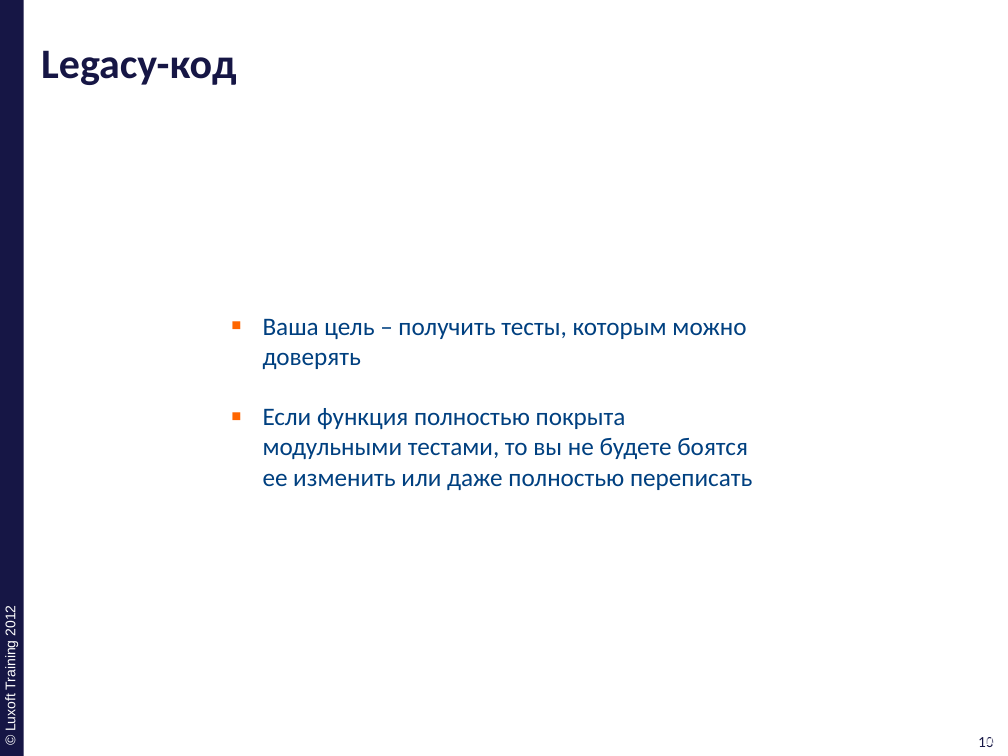
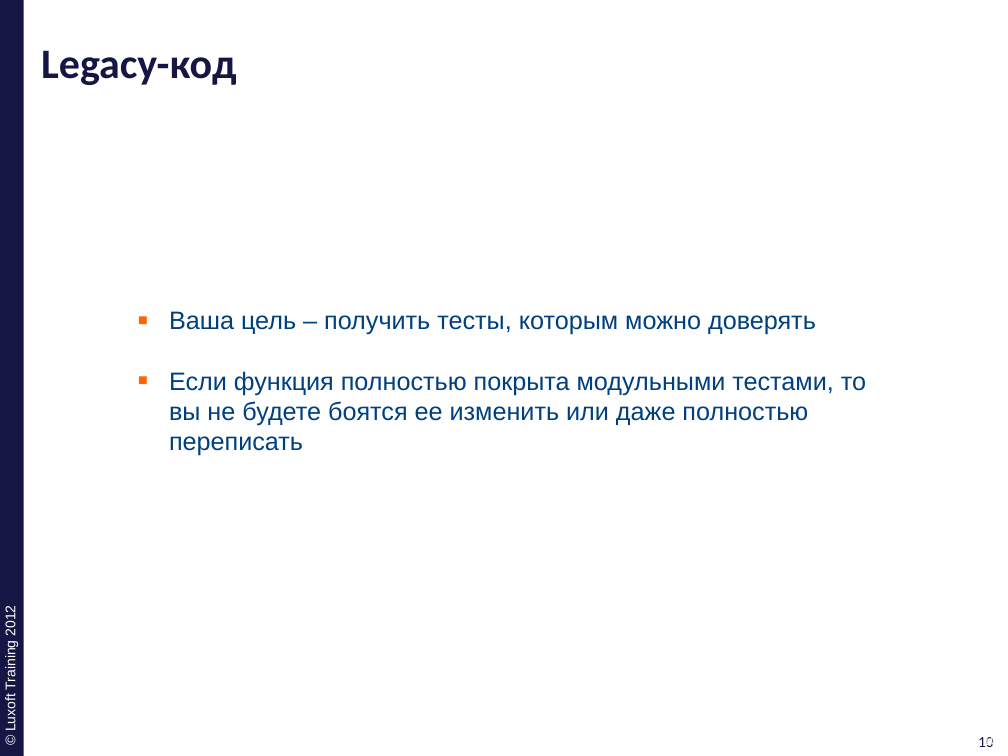
Before and after one commit to ivan-dyachenko/Trainings, a slide deck: slide 10 of Test Driven Development/materials/pptx/9. TDD-Legacy.pptx. Drawn at 1008x756 pixels with LibreOffice and Linux fonts; fonts in the diff are those of the drawing; background and template pictures are left out. Boxes give left, top, right and bottom in pixels: in the first picture for what was removed or moved away, otherwise in the second. Text is boxed around its words. In the diff, an @@ line names an element or a change of style, - is before the commit and + after.

Commit message:
complete LegacyCode presentaion and code exapmles

```diff
--- a/Test Driven Development/materials/pptx/9. TDD-Legacy.pptx
+++ b/Test Driven Development/materials/pptx/9. TDD-Legacy.pptx
@@ text "Ваша цель – получить тесты, ...": place and size @@
-text "Ваша цель – получить тесты, ..." at (263, 318, 752, 490)
+text "Ваша цель – получить тесты, ..." at (169, 311, 866, 456)
@@ text "Ваша цель – получить тесты, ..." at (169, 311, 866, 456): font Calibri to Arial @@
```
Also in this commit, not shown: 13 other slides changed, 4 slides added, 1 slide removed, 1 other file.
